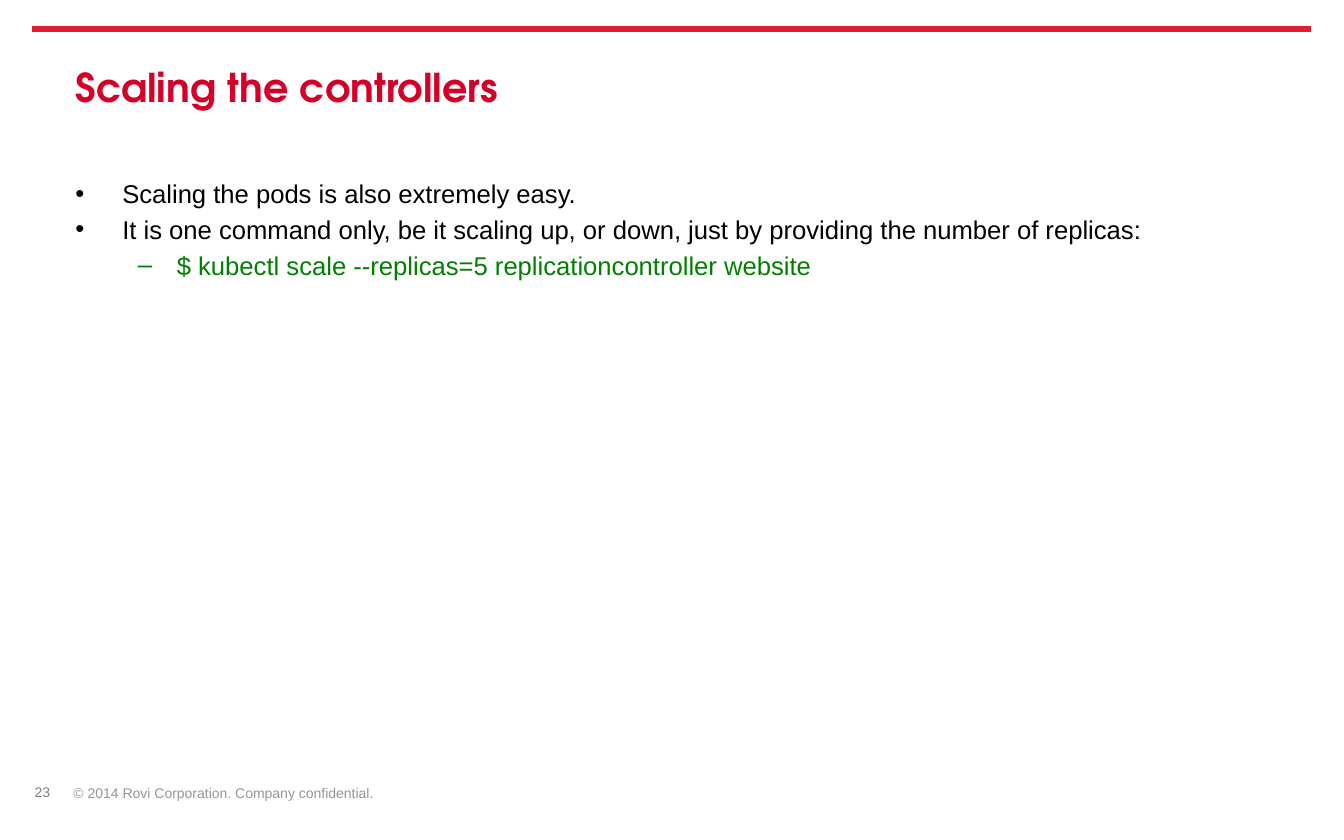
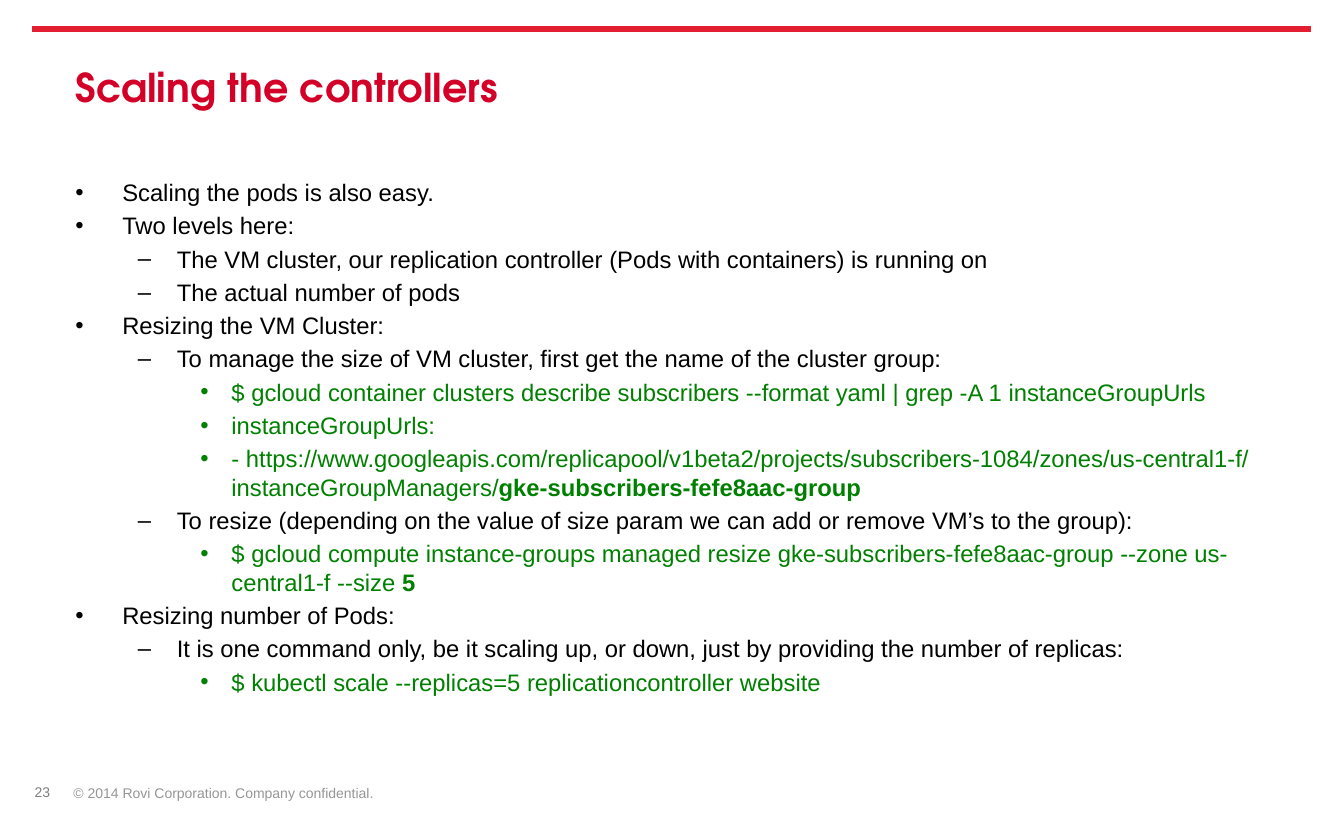
Before and after one commit to gevgev/subscribers, a slide deck: slide 23 of docker-kubernetes-intro-starting-a-project.pptx. Drawn at 1344x840 pixels with LibreOffice and Linux fonts; fonts in the diff are those of the drawing; background and template pictures are left out. Boxes give left, top, right and bottom in pixels: in the first picture for what was removed or moved away, otherwise in the second. Text is boxed around its words. In the diff, an @@ line names an element or a change of style, - is before the commit and + after.

Commit message:
replication for cluster added

```diff
--- a/docker-kubernetes-intro-starting-a-project.pptx
+++ b/docker-kubernetes-intro-starting-a-project.pptx
@@ text at (122,183,1249,629): text changed; size 22 to 20.4 pt; text colour #000000 to #008000 @@
-• Scaling the pods is also extremely easy.
+• Scaling the pods is also easy.
+• Two levels here:
+  – The VM cluster, our replication controller (Pods with containers) is running on
+  – The actual number of pods
+• Resizing the VM Cluster:
+  – To manage the size of VM cluster, first get the name of the cluster group:
+    • $ gcloud container clusters describe subscribers --format yaml | grep -A 1 instanceGroupUrls
+    • instanceGroupUrls:
+    • - https://www.googleapis.com/replicapool/v1beta2/projects/subscribers-1084/zones/us-central1-f/instanceGroupManagers/gke-subscribers-fefe8aac-group
+  – To resize (depending on the value of size param we can add or remove VM’s to the group):
+    • $ gcloud compute instance-groups managed resize gke-subscribers-fefe8aac-group --zone us-central1-f --size 5
+• Resizing number of Pods:
@@ text at (177,639,1124,696): size 22 to 20.4 pt in "It is one command only, be it ...", "$ kubectl scale --replicas=5 replicationcontroller website"; bullet • to –; list level 1 to 2 in "It is one command only, ..."; bullet – to •; list level 2 to 3 in "$ kubectl scale --replicas=5 replicationcontroller ..." @@
```
Also in this commit, not shown: 1 other slide changed.
